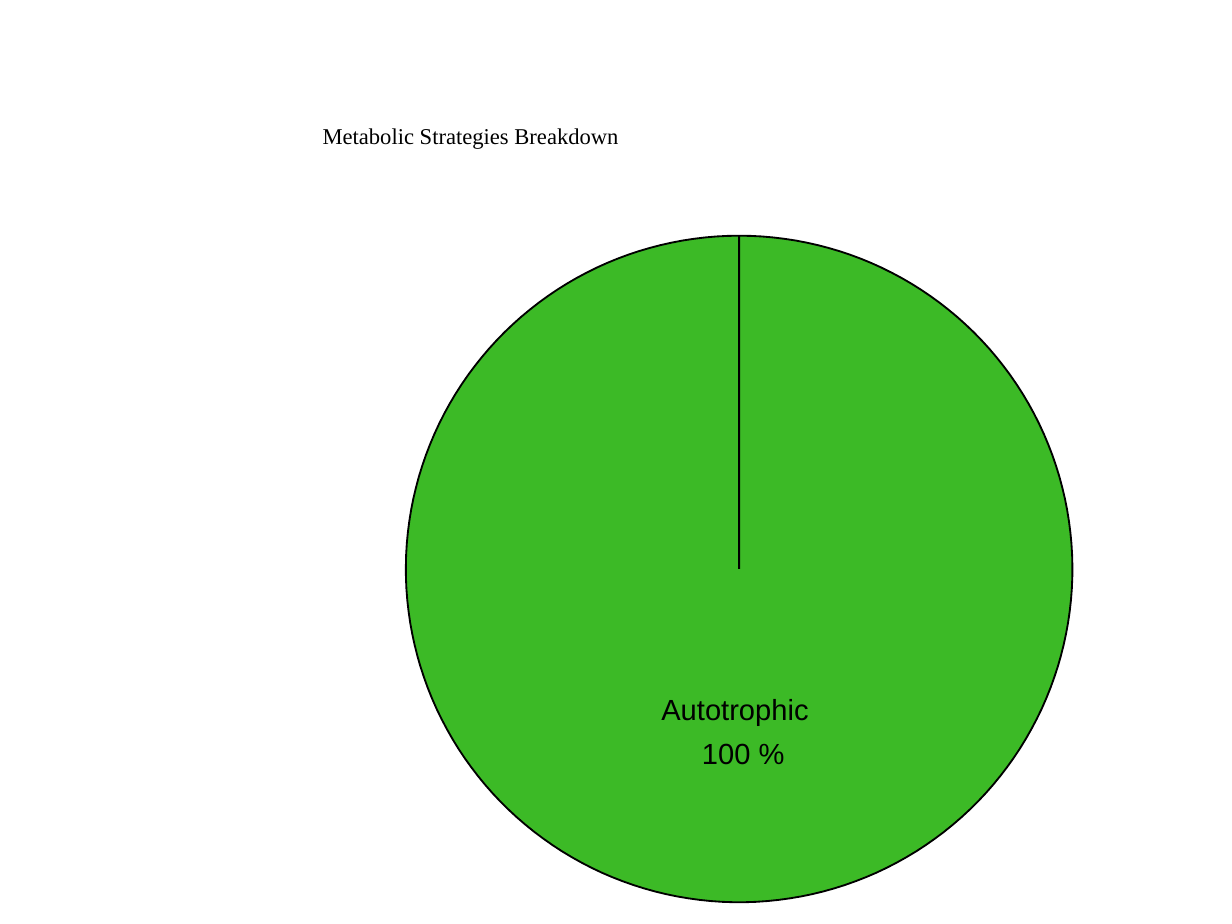
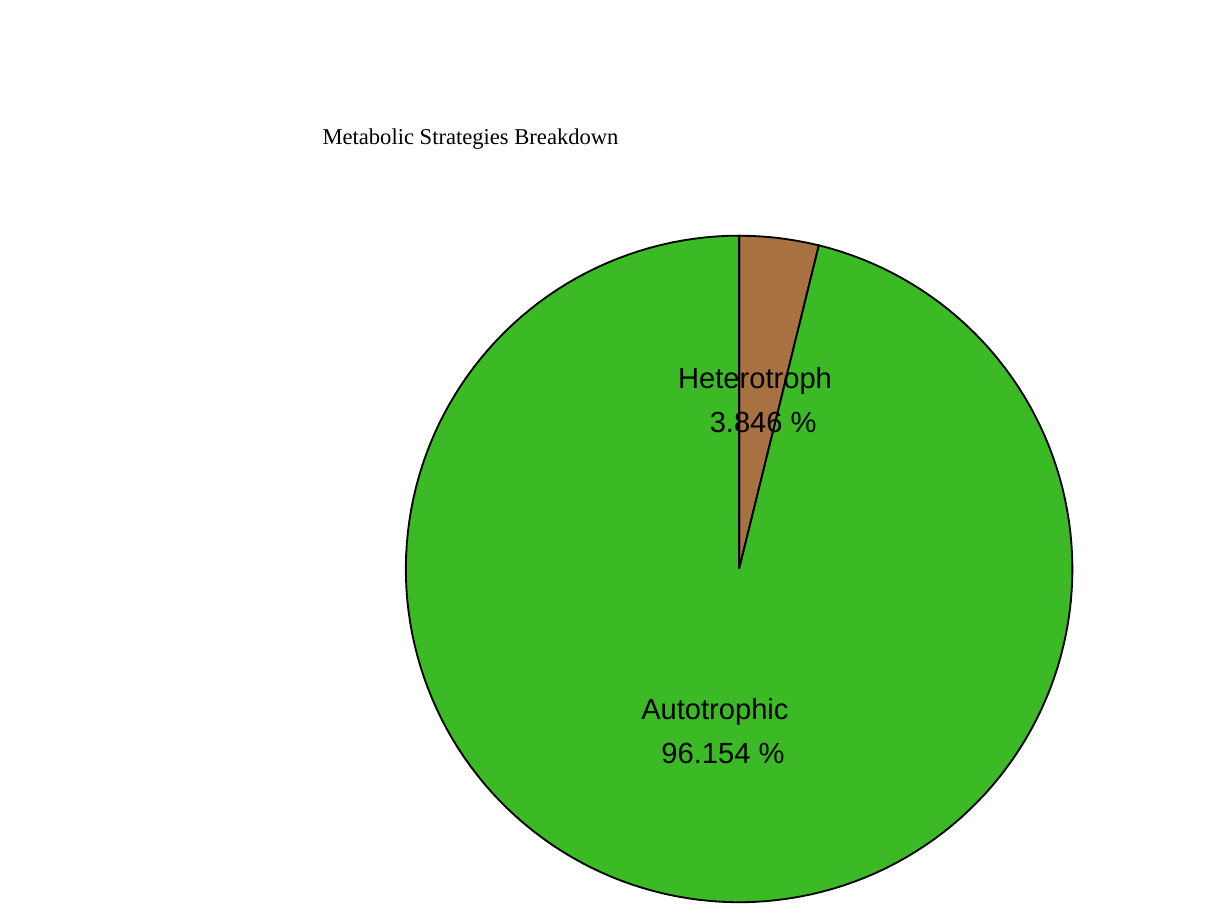
Before and after one commit to Dellaraam/TOR_phylogenetics, a slide deck: slide 1 of Images/Figures_PPT/FilteredPieNoRictor.pptx. Drawn at 1232x924 pixels with LibreOffice and Linux fonts; fonts in the diff are those of the drawing. Boxes give left, top, right and bottom in pixels: in the first picture for what was removed or moved away, otherwise in the second. Text is boxed around its words. In the diff, an @@ line names an element or a change of style, - is before the commit and + after.

```diff
--- a/Images/Figures_PPT/FilteredPieNoRictor.pptx
+++ b/Images/Figures_PPT/FilteredPieNoRictor.pptx
@@ freeform shape at bbox=[405, 235, 1072, 902]: outline redrawn @@
@@ text "Autotrophic": place and size @@
-text "Autotrophic" at bbox=[661, 699, 808, 725]
+text "Autotrophic" at bbox=[641, 698, 788, 724]
@@ group added at bbox=[661, 235, 832, 764]: 3 texts, 1 freeform shape @@
+Heterotroph
+3.846 %
+96.154 %
@@ text removed at bbox=[702, 743, 751, 765] @@
-100 %
```
Also in this commit, not shown: 16 other files.
